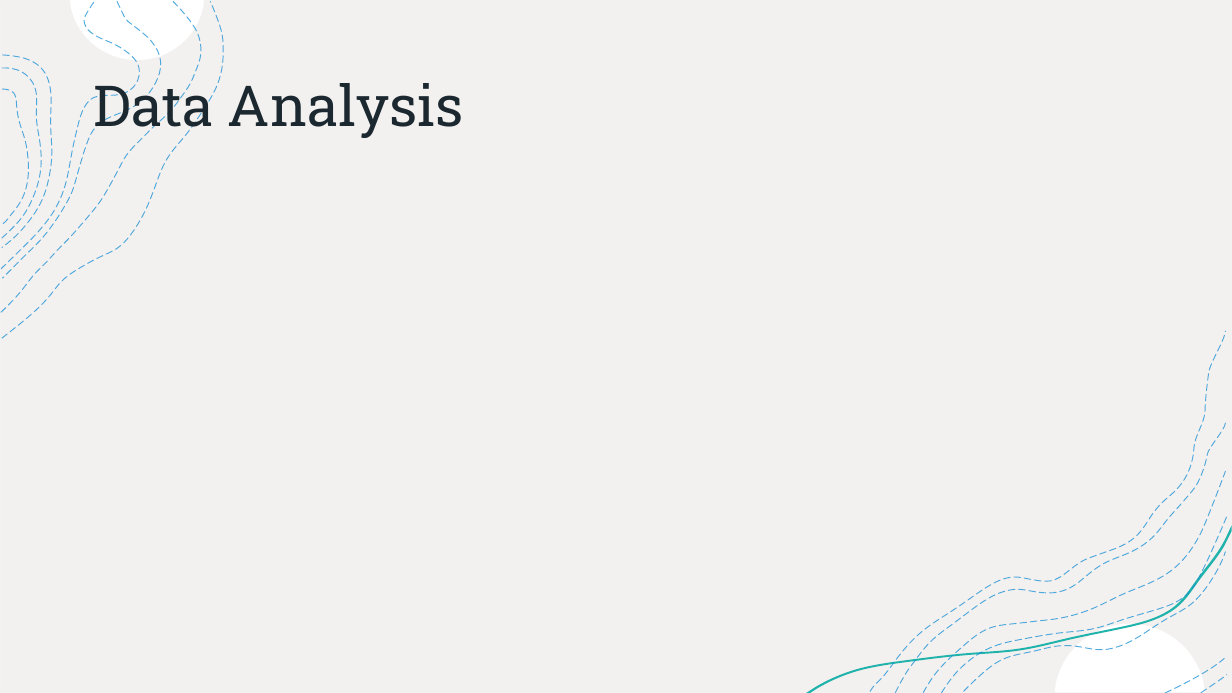
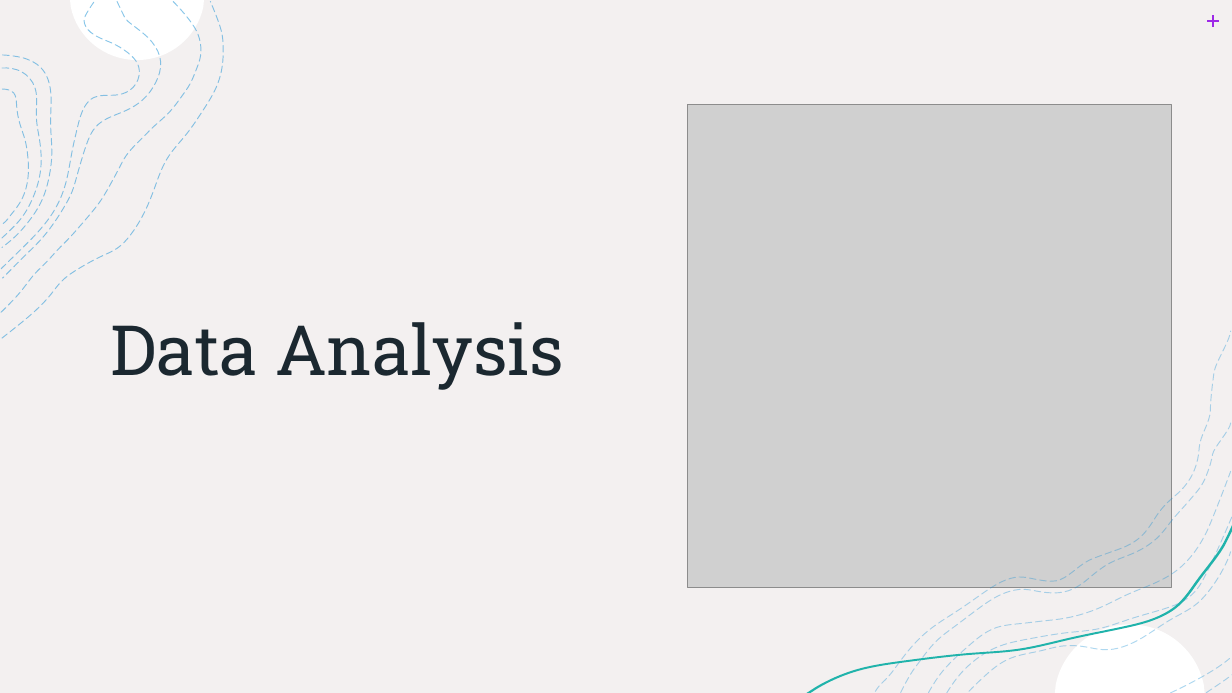
Before and after one commit to paloni-dotcom/Se7en, a slide deck: slide 8 of Presentation/AQI_Presentation.pptx. Drawn at 1232x693 pixels with LibreOffice and Linux fonts; fonts in the diff are those of the drawing; grey boxes stand for pictures. Boxes give left, top, right and bottom in pixels: in the first picture for what was removed or moved away, otherwise in the second. Text is boxed around its words. In the diff, an @@ line names an element or a change of style, - is before the commit and + after.

```diff
--- a/Presentation/AQI_Presentation.pptx
+++ b/Presentation/AQI_Presentation.pptx
@@ rectangle removed at (x1=0, y1=0, x2=1232, y2=693) @@
@@ rectangle added at (x1=0, y1=0, x2=1232, y2=693), fill #FFFFFF, outline #F2F2F2 1 pt @@
@@ rectangle added at (x1=0, y1=0, x2=1232, y2=693), fill #F3F0F0 @@
@@ freeform shape added at (x1=1, y1=2, x2=201, y2=312), outline #1790D5 0.75 pt dashed @@
@@ freeform shape added at (x1=1, y1=2, x2=140, y2=269), outline #1790D5 0.75 pt dashed @@
@@ freeform shape removed at (x1=70, y1=0, x2=204, y2=60) @@
@@ line added from (1207, 21) to (1219, 21), #9D29E7 1 pt @@
@@ line added from (1214, 15) to (1214, 27), #9D29E7 1 pt @@
@@ freeform shape added at (x1=1, y1=68, x2=41, y2=239), outline #1790D5 0.75 pt dashed @@
@@ group removed at (x1=2, y1=2, x2=224, y2=338): 4 freeform shapes @@
@@ group added at (x1=1, y1=0, x2=224, y2=338): 8 freeform shapes @@
@@ title "Data Analysis" moved from (x1=94, y1=74, x2=464, y2=139) to (x1=111, y1=322, x2=564, y2=390) @@
@@ title "Data Analysis" at (x1=111, y1=322, x2=564, y2=390): size 44 to 54 pt; vertical alignment middle to bottom @@
@@ picture added at (x1=688, y1=104, x2=1171, y2=588) @@
@@ freeform shape removed at (x1=871, y1=331, x2=1226, y2=691) @@
@@ group added at (x1=896, y1=423, x2=1227, y2=693): 5 freeform shapes @@
@@ freeform shape removed at (x1=806, y1=525, x2=1232, y2=693) @@
@@ freeform shape added at (x1=806, y1=525, x2=1232, y2=693), fill #20B3AB @@
@@ group added at (x1=807, y1=331, x2=1232, y2=693): 9 freeform shapes @@
@@ freeform shape removed at (x1=964, y1=552, x2=1226, y2=691) @@
@@ freeform shape removed at (x1=1055, y1=624, x2=1205, y2=692) @@
@@ freeform shape added at (x1=1055, y1=624, x2=1205, y2=692), fill #FFFFFF @@
```
Also in this commit, not shown: 8 other slides changed, 1 slide added, 2 other files.
